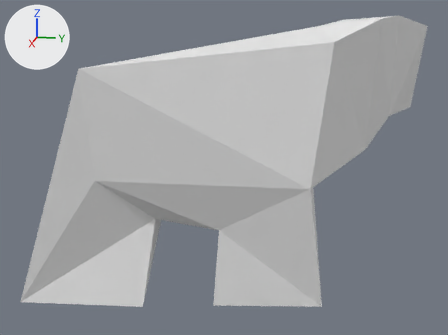
A saved change to the Blender file models/horse.blend.
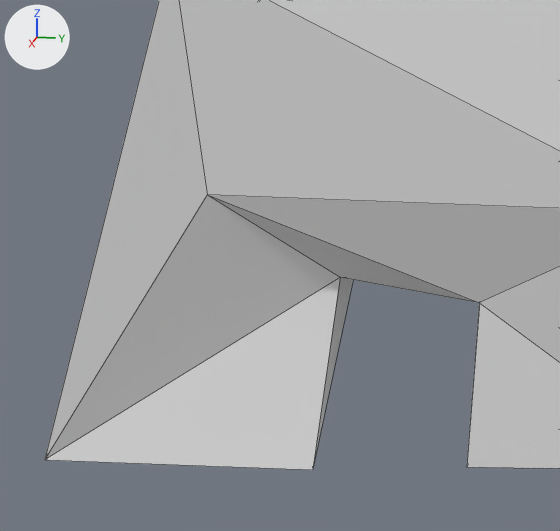
Each version is shown whole from a 50 mm camera at (1.897, 0.398, 0.452) aimed at (-0.029, 0.013, -0.029), then close up on the part from 0% to 57% of the width and 27% to 100% of the height. Every picture has the same lights, and +X, +Y and +Z are marked at upper left. The close-ups show mesh edges as thin lines.
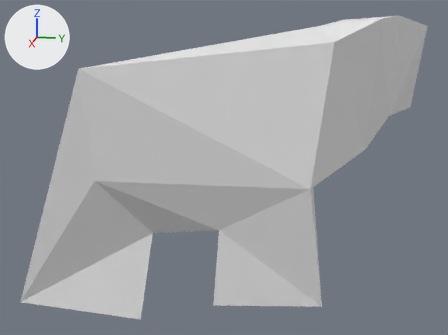
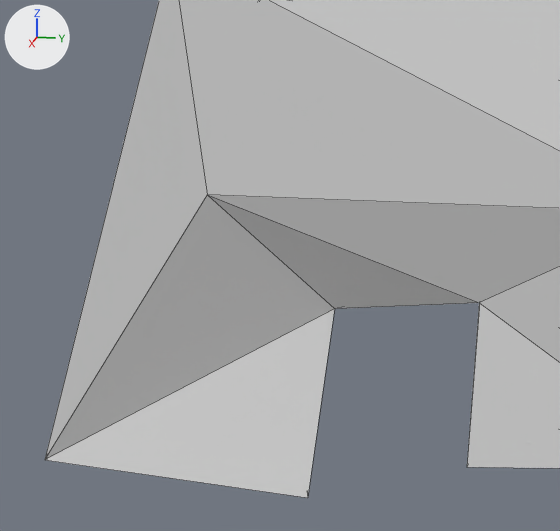
Pixel boxes (x1, y1, x2, y2) of what changed, in the close-ups (560 x 531 px; the box of a moved part takes in the faces that stretch with it):
'Cube', reshaped: before (45, 0, 560, 470); after (45, 0, 560, 498)
part 1 of me_cube, moved or reshaped: before (45, 195, 478, 470); after (45, 195, 478, 498)

Patch to the scene script:
```diff
--- a/models/horse.blend.py
+++ b/models/horse.blend.py
@@ me_cube @@
 me_cube.from_pydata(...)  # 27 vertices, 50 faces; spans x -2.59..0.85, y -1.21..5.92, z -0.91..4.4
 # used by ob_cube; location = (-0.185, 0.434, 0.295); scale = (-0.172, -0.172, -0.172)
-me_cube.vertices[16].co = (-0.58, 3.72, 2.7)
-me_cube.vertices[18].co = (-1.87, 3.53, 2.66)  # pixel (340, 277)
-me_cube.vertices[22].co = (-2.27, 3.68, 4.22)  # pixel (312, 469)
+# me_cube part 1
+me_cube.vertices[16].co = (-0.33, 4.44, 2.96)
+me_cube.vertices[18].co = (-1.77, 3.62, 2.98)  # pixel (334, 308)
+me_cube.vertices[22].co = (-2.17, 3.77, 4.53)  # pixel (307, 497)
 me_cube.materials.append(mat_material)
```
